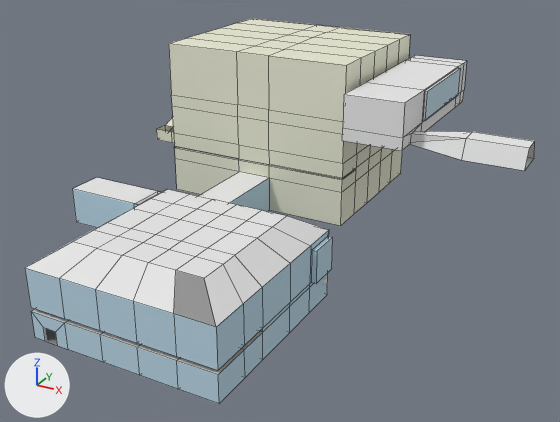
Renders of the Blender file Assets/3Dmodels/Facility1.blend from each side of a commit.
The view is the same before and after, from a 50 mm lens placed at (97.0, -113.6, 97.9), pointed at (8.1, 48.0, 17.1). Arrows for +X, +Y and +Z are at lower left; the lights stay in place. Mesh edges are drawn as thin lines on the coarser meshes.

Names of what the first picture shows: 'Facility', 'FacilityLongRoom', 'FacilityTalR', 'Facilty Lower End'.
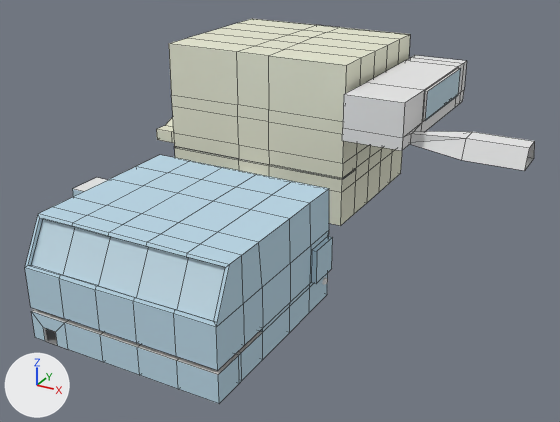
Boxes (x1, y1, x2, y2) around the edits, measured in the pictures (560 x 422 px; the box of a moved part takes in the faces that stretch with it):
```json
{"object": "Facility", "change": "reshaped", "before": [25, 172, 333, 404], "after": [25, 155, 333, 404], "on screen": "7% taller"}
{"part": 1, "of": "me_cube_009", "change": "moved or reshaped", "before": [26, 214, 263, 404], "after": [25, 186, 263, 404]}
{"part": 2, "of": "me_cube_009", "change": "recoloured", "before": [59, 189, 328, 314], "after": [59, 155, 329, 314], "on screen": "white to blue"}
{"part": 3, "of": "me_cube_009", "change": "recoloured", "before": [122, 243, 168, 263], "after": [98, 286, 137, 298]}
```

Edits to the scene script, one JSON object a line:
```json
{"block": "me_cube_009", "where": "# used by ob_facility; location = (0.0, 17.0, 1.0)"}
{"op": "remove", "block": "me_cube_009", "code": "me_cube_009.from_pydata(...)  # 179 vertices, 172 faces; spans x -48.0..26.3, y -25.0..48.4, z -1.0..22.0"}
{"op": "add", "block": "me_cube_009", "code": "me_cube_009.from_pydata(...)  # 215 vertices, 208 faces; spans x -48.0..26.3, y -25.0..48.4, z -1.0..27.8"}
{"block": "me_cube_009", "change": "me_cube_009 part 1: 30 vertices moved from x -17.5..17.5, y -17.5..17.5, z 22.0 to x -24.8..24.8, y -24.6..24.8, z 17.3..27.8; 18 vertices removed from x -25.0..25.0, y -17.5..-5.9, z -1.0..22.0; 54 vertices added at x -25.0..25.0, y -24.6..-8.4, z -1.0..27.8"}
{"block": "me_cube_009", "change": "me_cube_009 part 2: 28 faces spanning x -25.0..25.0, y -25.0..25.0, z 17.0..27.8 switch from mat_room1 (white #e7e7e7) to mat_wall (blue #bcd8e7)"}
{"block": "me_cube_009", "change": "me_cube_009 part 3: 1 face spanning x -5.0..5.0, y -24.6..-23.8, z 17.3..17.7 switches from mat_room1 (white #e7e7e7) to mat_windows (white #c3dbe7)"}
{"op": "add", "block": "me_cube_009", "code": "me_cube_009.materials.append(mat_windows)  # white #c3dbe7"}
```
